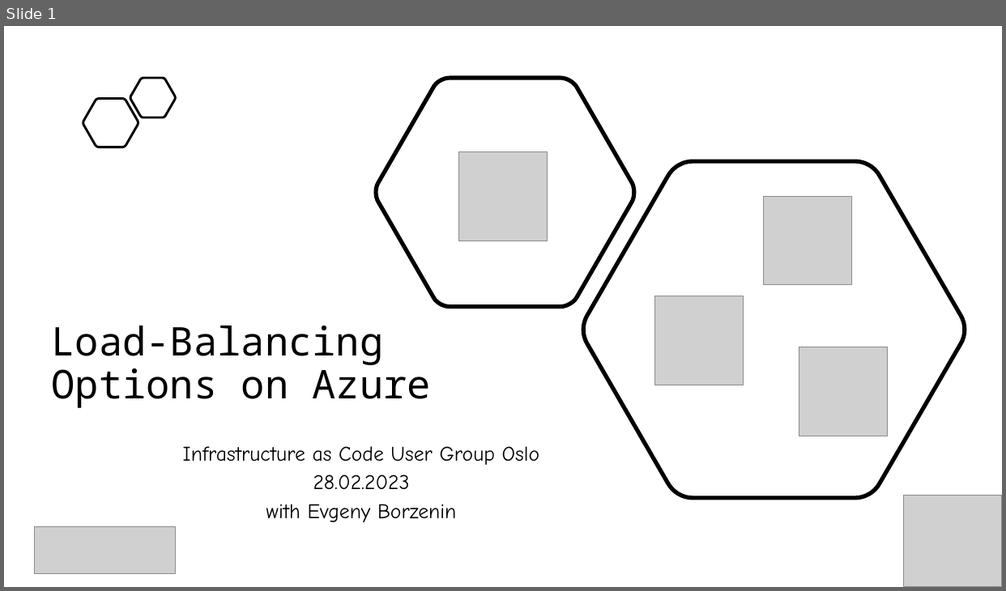
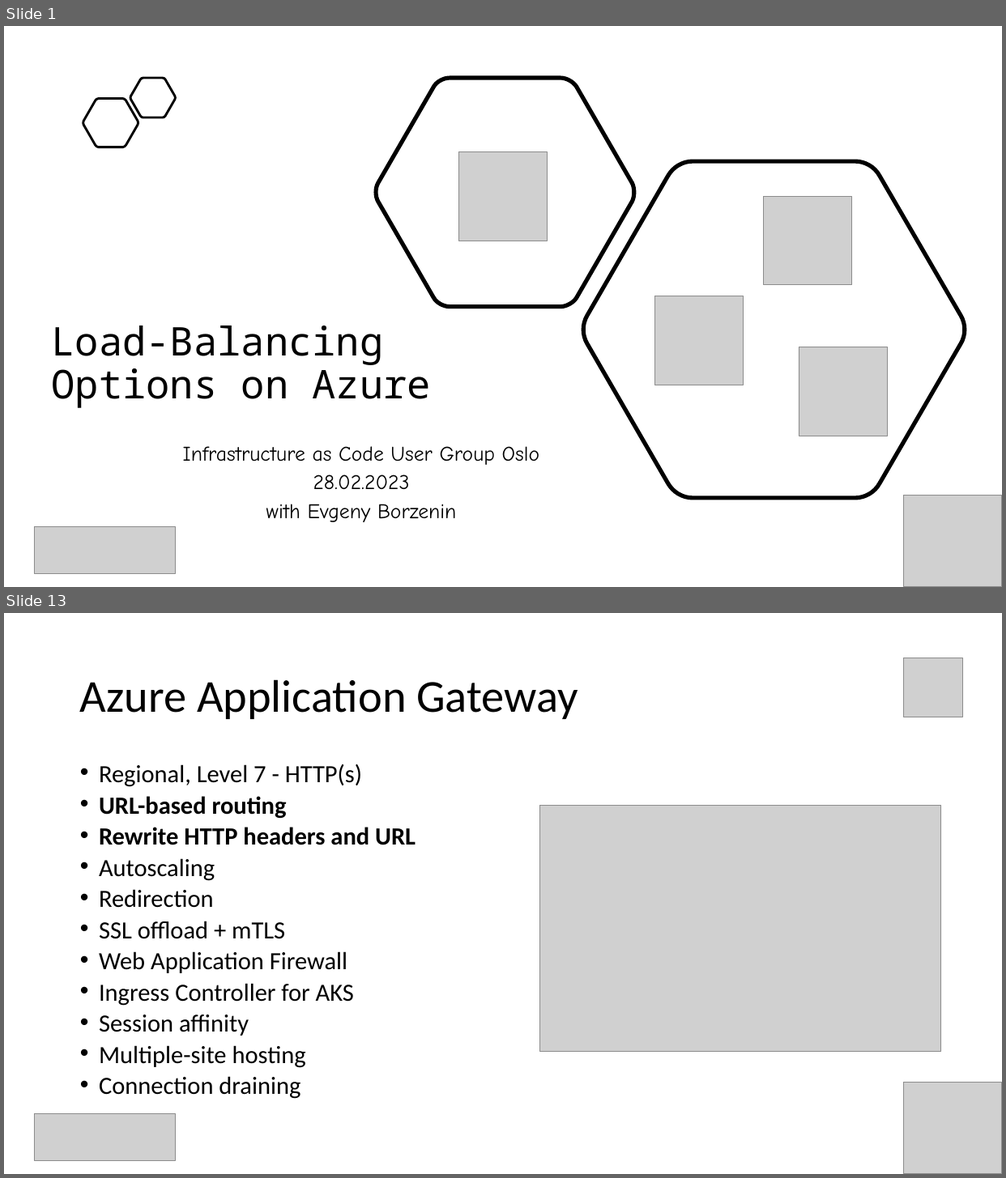
Before and after one commit to evgenyb/iac-workshops, a slide deck: azure-load-balancing-options/slides/azure-load-balancing-options.pptx. Shown one above the other, each under a label of ours: slide 1 before the commit, slides 1 and 13 after it; the slides between them are not shown. The pictures are 1006x591 and 1006x1178 pixels, drawn with LibreOffice and Linux fonts; fonts in the diff are those of the drawing; grey boxes stand for pictures. Boxes give left, top, right and bottom in pixels: in the first picture for what was removed or moved away, otherwise in the second. Text is boxed around its words. In the diff, an @@ line names an element or a change of style, - is before the commit and + after.

```diff
--- a/azure-load-balancing-options/slides/azure-load-balancing-options.pptx
+++ b/azure-load-balancing-options/slides/azure-load-balancing-options.pptx
@@ slide 13 added at [4, 613, 1002, 1174], background #FFFFFF @@
@@ picture added at [904, 658, 963, 717] @@
@@ title added at [80, 679, 578, 719], 44 pt, text #000000 @@
+Azure Application Gateway
@@ text added at [99, 764, 415, 1099], 23.8 pt, text #000000 @@
+• Regional, Level 7 - HTTP(s)
+• URL-based routing
+• Rewrite HTTP headers and URL
+• Autoscaling
+• Redirection
+• SSL offload + mTLS
+• Web Application Firewall
+• Ingress Controller for AKS
+• Session affinity
+• Multiple-site hosting
+• Connection draining
@@ picture added at [539, 806, 941, 1052] @@
@@ picture added at [904, 1082, 1002, 1174] @@
@@ picture added at [35, 1114, 176, 1161] @@
```
Also in this commit, not shown: 3 slides changed, 18 other slides added.
